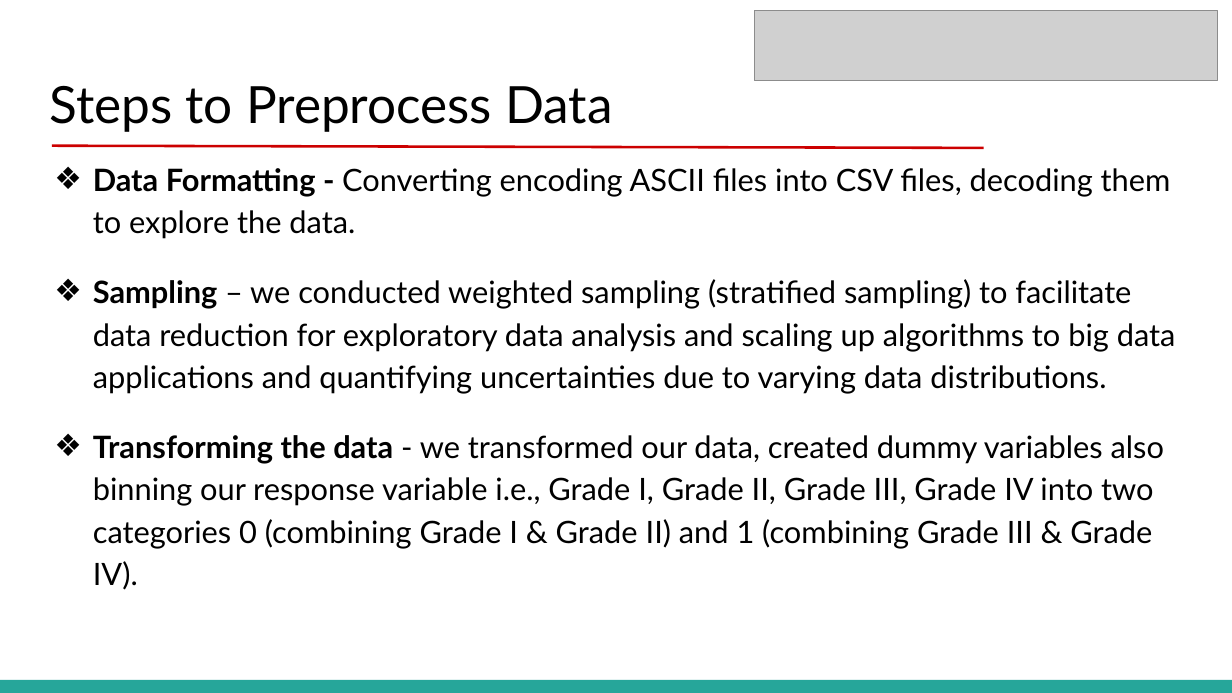
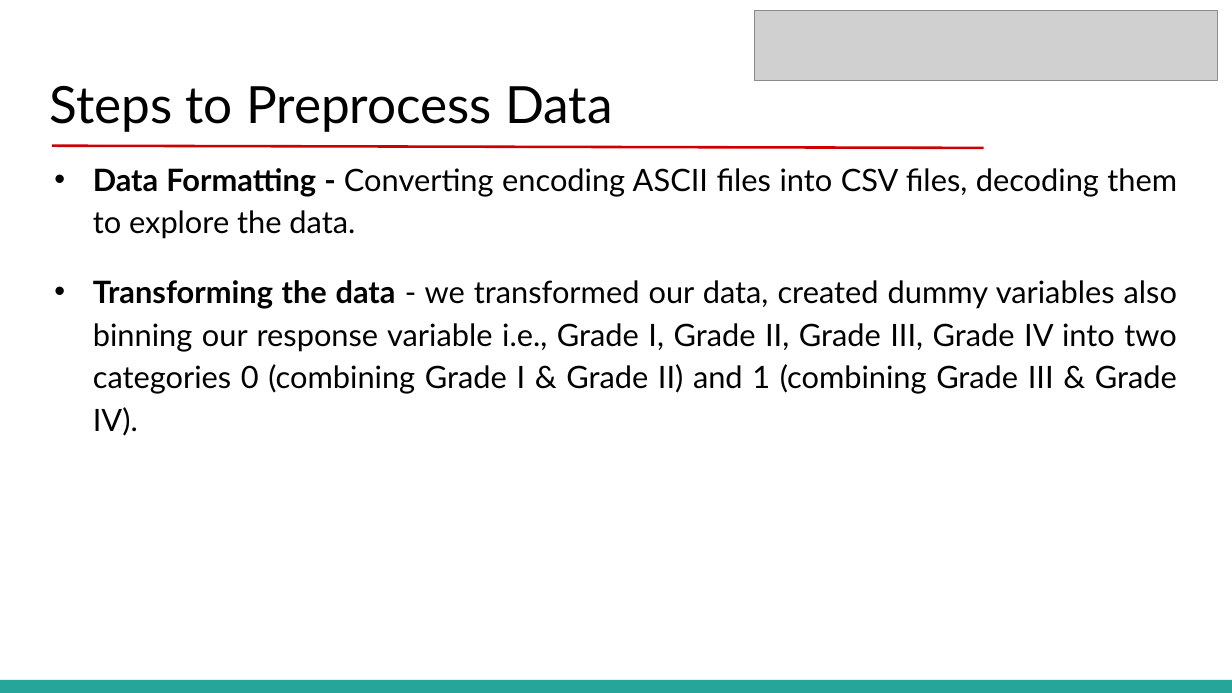
Before and after one commit to ludmila77/Team1-MIS536, a slide deck: slide 6 of reports/Final Presentation.pptx. Drawn at 1232x693 pixels with LibreOffice and Linux fonts; fonts in the diff are those of the drawing; grey boxes stand for pictures. Boxes give left, top, right and bottom in pixels: in the first picture for what was removed or moved away, otherwise in the second. Text is boxed around its words. In the diff, an @@ line names an element or a change of style, - is before the commit and + after.

```diff
--- a/reports/Final Presentation.pptx
+++ b/reports/Final Presentation.pptx
@@ text "Data Formatting - Converting encoding ..." at (93,168,1177,436): alignment left to justified; bullet ❖ to • @@
@@ text at (93,279,1176,394): paragraph removed @@
-❖ Sampling – we conducted weighted sampling (stratified sampling) to facilitate data reduction for exploratory data analysis and scaling up algorithms to big data applications and quantifying uncertainties due to varying data distributions.
```
Also in this commit, not shown: 10 other slides changed, 1 slide added.
